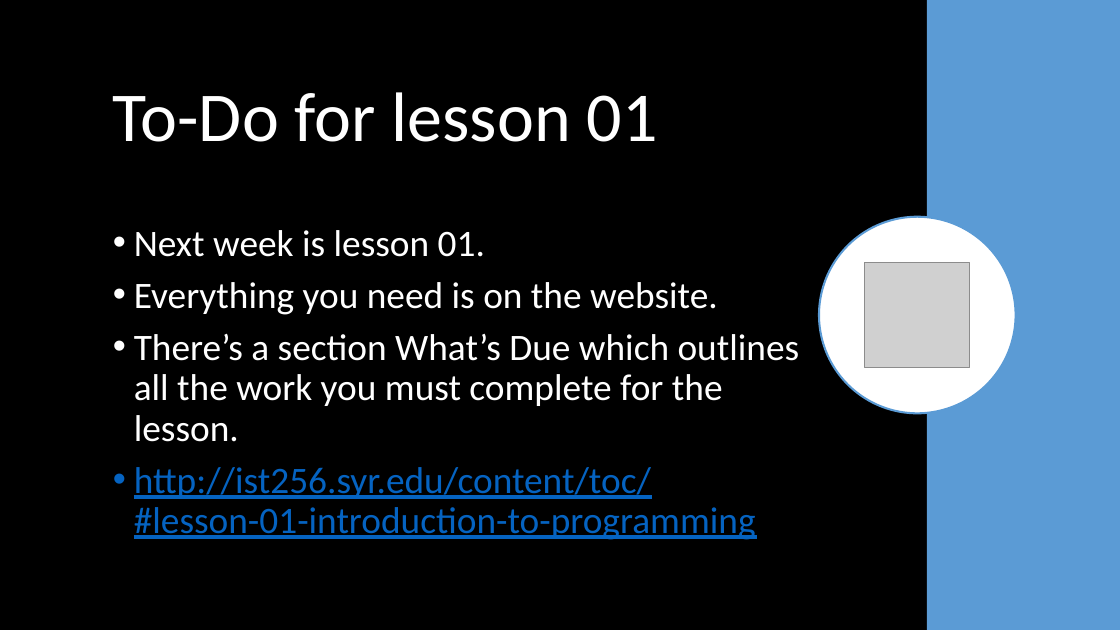
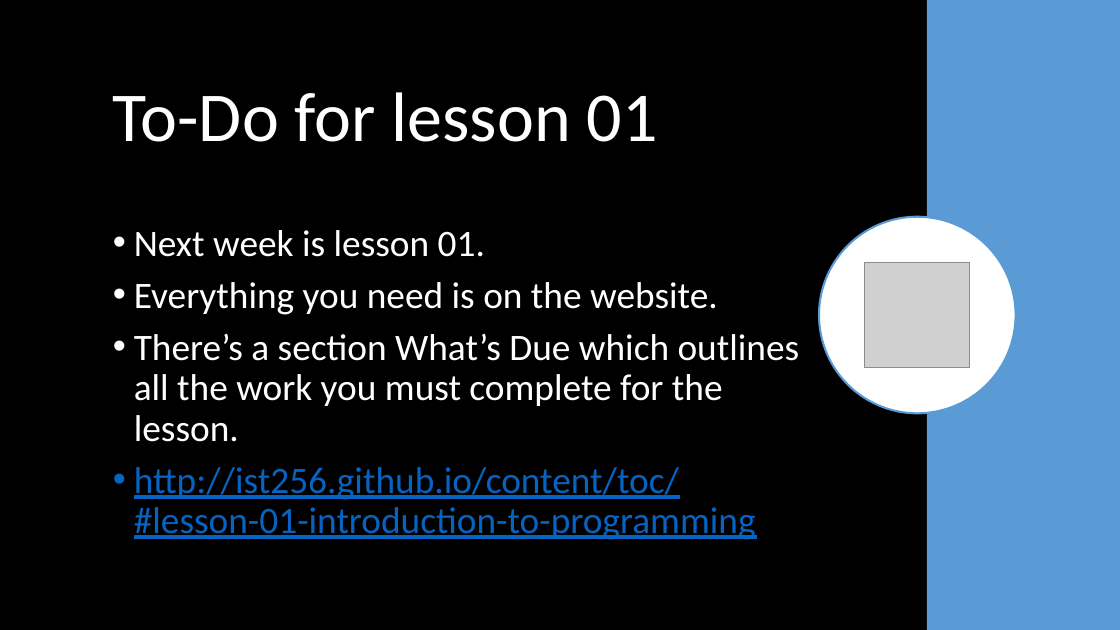
Before and after one commit to ist256/IST256.github.io, a slide deck: slide 35 of content/00/Course-Intro.pptx (slide 39 before the commit). Drawn at 1120x630 pixels with LibreOffice and Linux fonts; fonts in the diff are those of the drawing; grey boxes stand for pictures. Boxes give left, top, right and bottom in pixels: in the first picture for what was removed or moved away, otherwise in the second. Text is boxed around its words. In the diff, an @@ line names an element or a change of style, - is before the commit and + after.

```diff
--- a/content/00/Course-Intro.pptx
+++ b/content/00/Course-Intro.pptx
@@ text at (x1=134, y1=467, x2=756, y2=540): text changed @@
-• http://ist256.syr.edu/content/toc/#lesson-01-introduction-to-programming
+• http://ist256.github.io/content/toc/#lesson-01-introduction-to-programming
```
Also in this commit, not shown: 14 other slides changed, 2 slides added, 6 slides removed, 2 other files.
